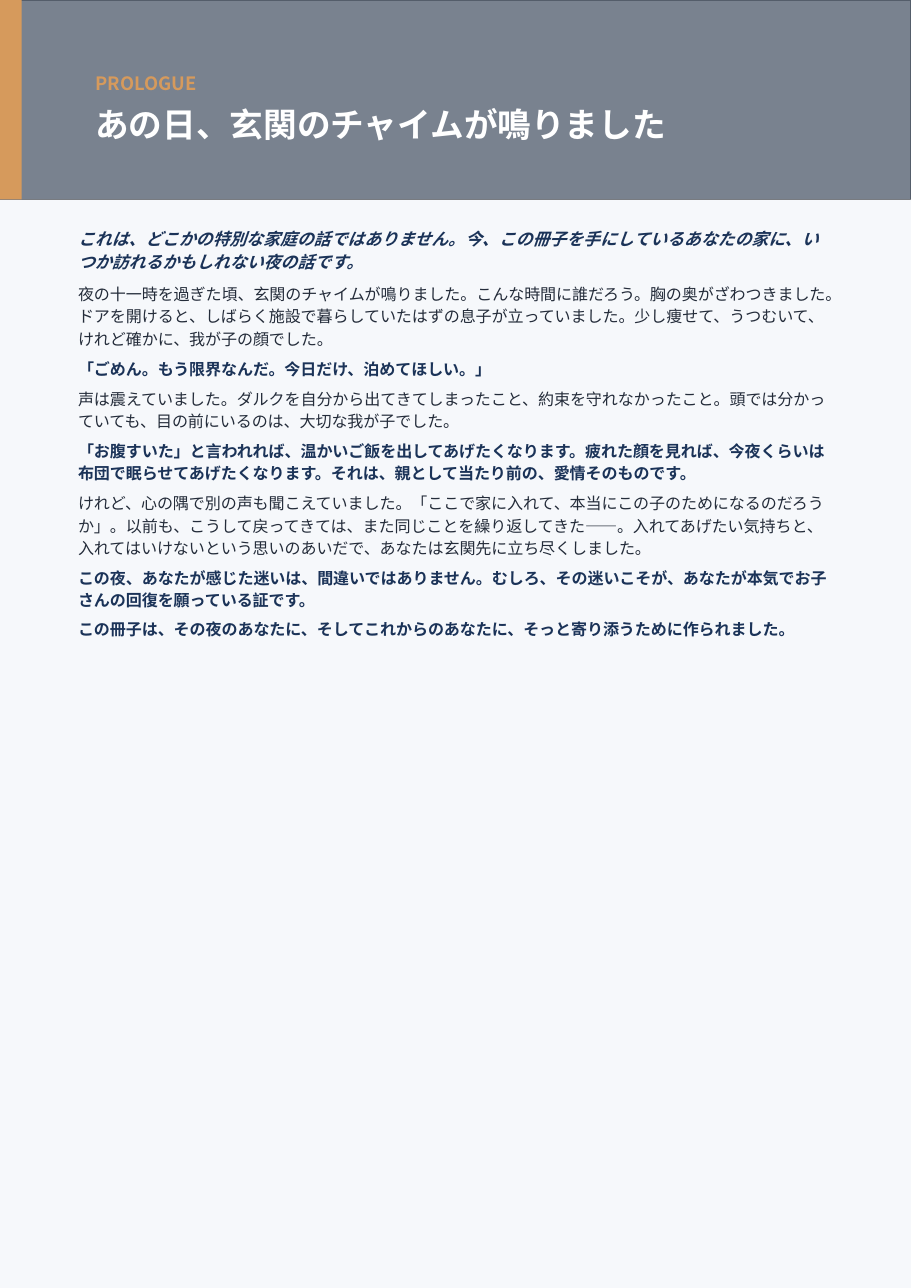
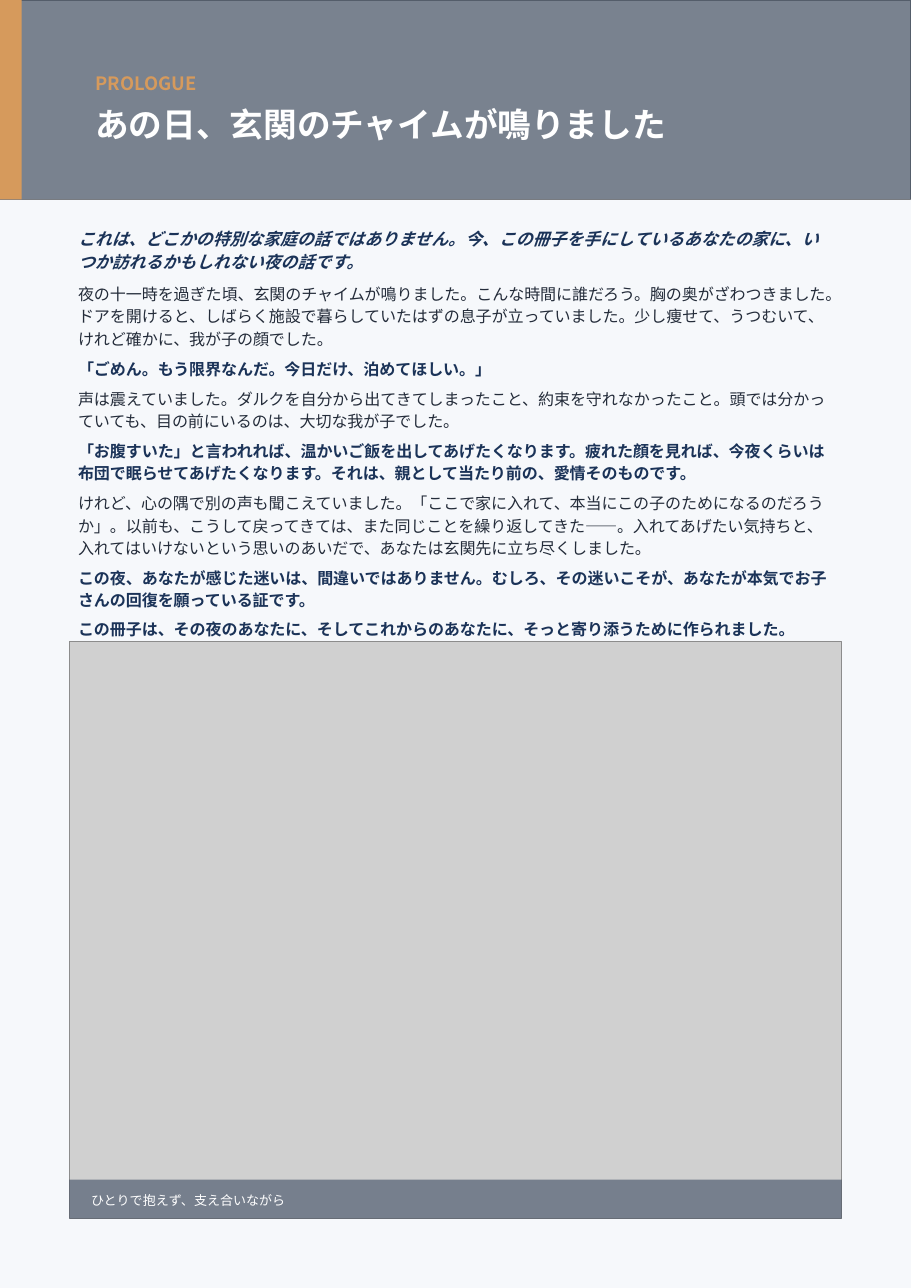
Before and after one commit to hiderock84-sys/darca, a slide deck: slide 2 of public/manual-1page.pptx. Drawn at 911x1288 pixels with LibreOffice and Linux fonts; fonts in the diff are those of the drawing; grey boxes stand for pictures. Boxes give left, top, right and bottom in pixels: in the first picture for what was removed or moved away, otherwise in the second. Text is boxed around its words. In the diff, an @@ line names an element or a change of style, - is before the commit and + after.

```diff
--- a/public/manual-1page.pptx
+++ b/public/manual-1page.pptx
@@ picture added at (69,641,842,1218) @@
@@ rectangle added at (69,1180,842,1218), fill #142744 at 48% opacity @@
@@ text added at (91,1194,285,1206), 8.5 pt, text #FFFFFF @@
+ひとりで抱えず、支え合いながら
```
Also in this commit, not shown: 7 other slides changed, 1 slide added, 2 other files.
